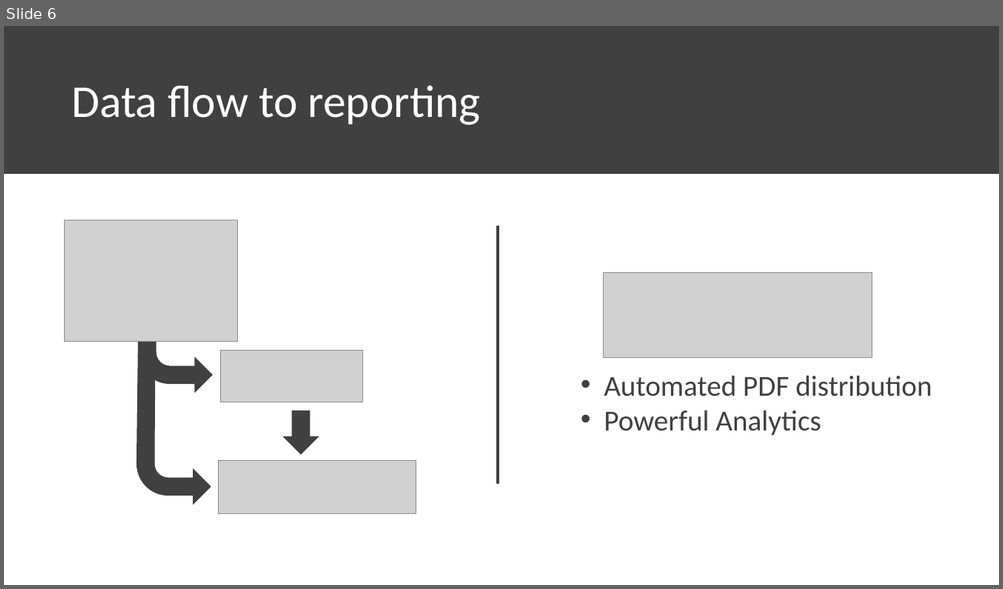
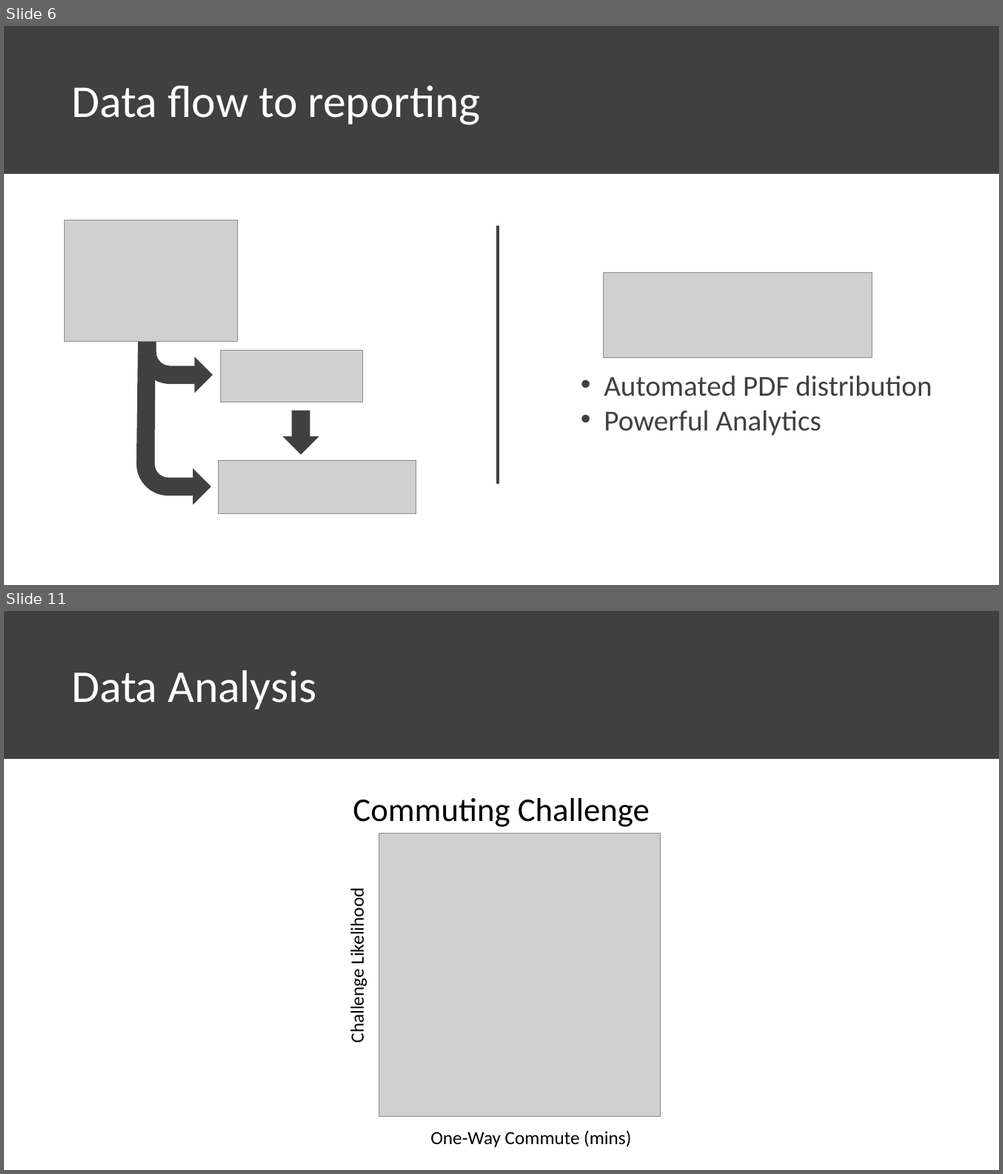
Before and after one commit to chrisluedtke/talks, a slide deck: 2018-06-14-ChiPy/Presentation.pptx. Shown one above the other, each under a label of ours: slide 6 before the commit, slides 6 and 11 after it; the slides between them are not shown. The pictures are 1003x589 and 1003x1174 pixels, drawn with LibreOffice and Linux fonts; fonts in the diff are those of the drawing; grey boxes stand for pictures. Boxes give left, top, right and bottom in pixels: in the first picture for what was removed or moved away, otherwise in the second. Text is boxed around its words. In the diff, an @@ line names an element or a change of style, - is before the commit and + after.

```diff
--- a/2018-06-14-ChiPy/Presentation.pptx
+++ b/2018-06-14-ChiPy/Presentation.pptx
@@ slide 11 added at [4,611,999,1170], background #FFFFFF @@
@@ rectangle added at [4,611,999,759], fill #404040, outline #404040 1 pt @@
@@ text added at [71,670,316,709], 44 pt, text #FFFFFF @@
+Data Analysis
@@ text added at [353,798,649,827], 32 pt, text #000000 @@
+Commuting Challenge
@@ picture added at [378,833,660,1117] @@
@@ text added at [346,895,369,1041], 18 pt, text #000000 @@
+Challenge Likelihood
@@ text added at [430,1130,631,1147], 18 pt, text #000000 @@
+One-Way Commute (mins)
```
Also in this commit, not shown: 3 slides changed, 7 other slides added, 1 other file.
